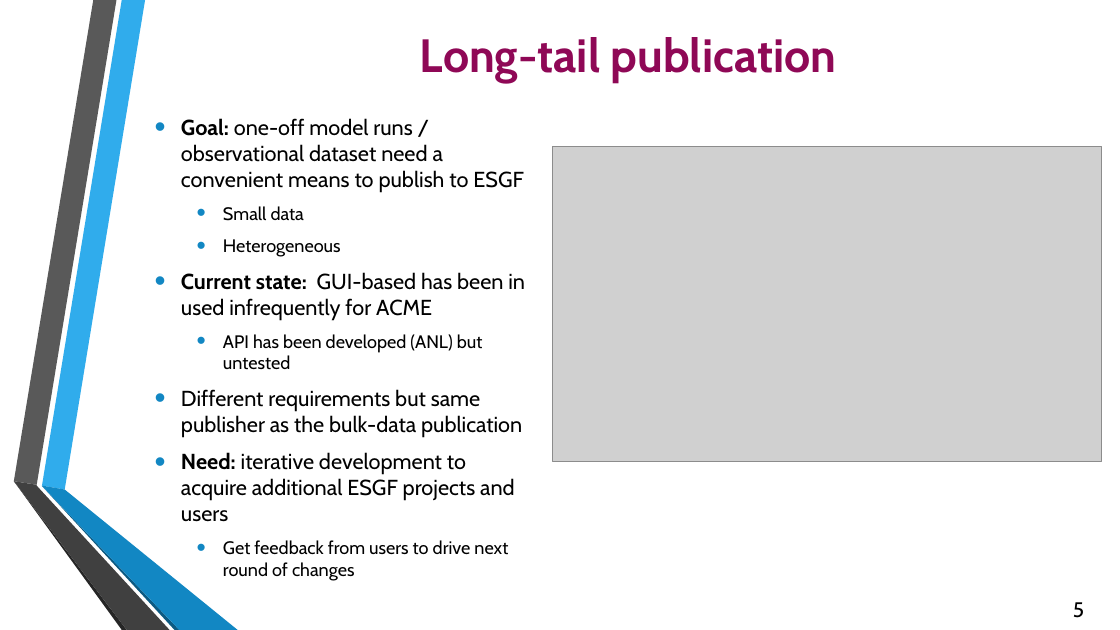
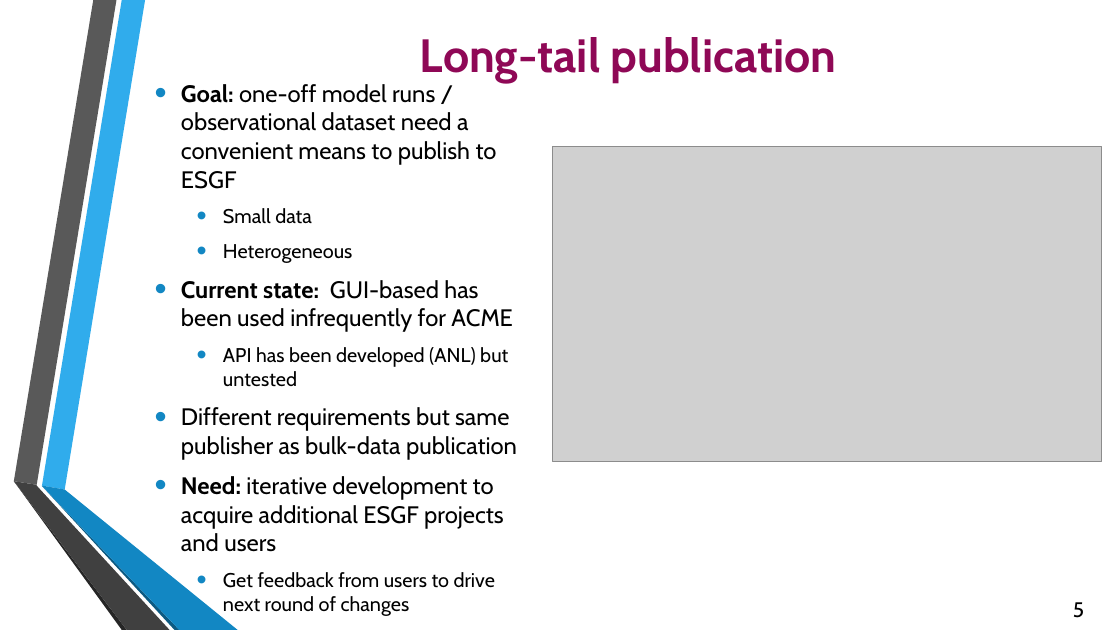
Before and after one commit to ESGF/esgf.github.io, a slide deck: slide 5 of media/2017-DOE/ESGF Publication, Registration, Tracking-Feedback Notification Final.pptx. Drawn at 1120x630 pixels with LibreOffice and Linux fonts; fonts in the diff are those of the drawing; grey boxes stand for pictures; background and template pictures are left out. Boxes give left, top, right and bottom in pixels: in the first picture for what was removed or moved away, otherwise in the second. Text is boxed around its words. In the diff, an @@ line names an element or a change of style, - is before the commit and + after.

```diff
--- a/media/2017-DOE/ESGF Publication, Registration, Tracking-Feedback Notification Final.pptx
+++ b/media/2017-DOE/ESGF Publication, Registration, Tracking-Feedback Notification Final.pptx
@@ text at (181, 84, 508, 616): size 18.6 to 20.4 pt in "Goal: one-off model runs / observational dataset ...", "Need: iterative development to acquire additional ESGF ..."; size 15.5 to 17 pt in "Small data", "Heterogeneous", "API has been developed (ANL) but untested", "Get feedback from users to drive next ..." @@
@@ text at (181, 280, 512, 332): text changed; size 18.6 to 20.4 pt @@
-• Current state: GUI-based has been in used infrequently for ACME
+• Current state: GUI-based has been used infrequently for ACME
@@ text at (181, 407, 517, 460): text changed; size 18.6 to 20.4 pt @@
-• Different requirements but same publisher as the bulk-data publication
+• Different requirements but same publisher as bulk-data publication
```
Also in this commit, not shown: 4 other slides changed.
